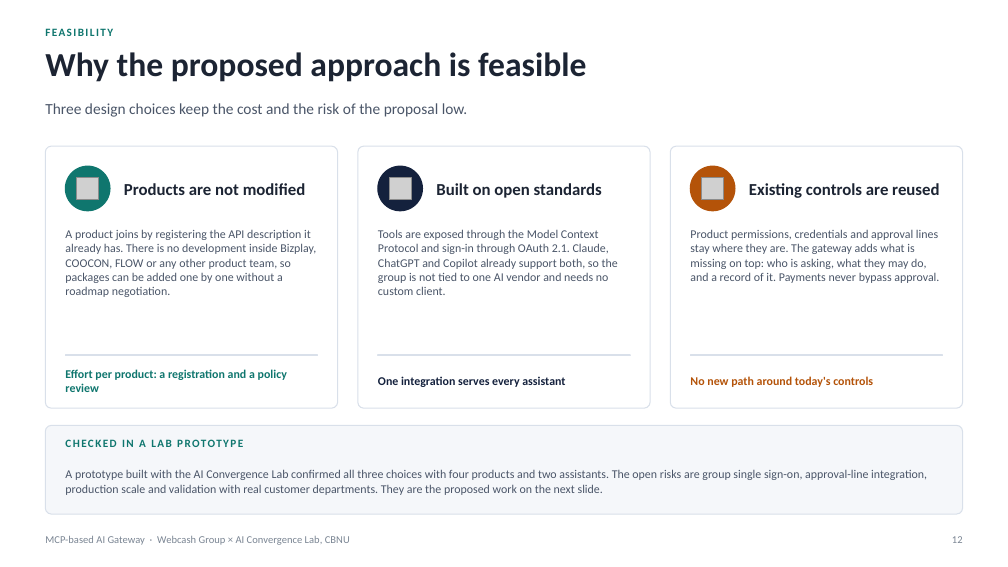
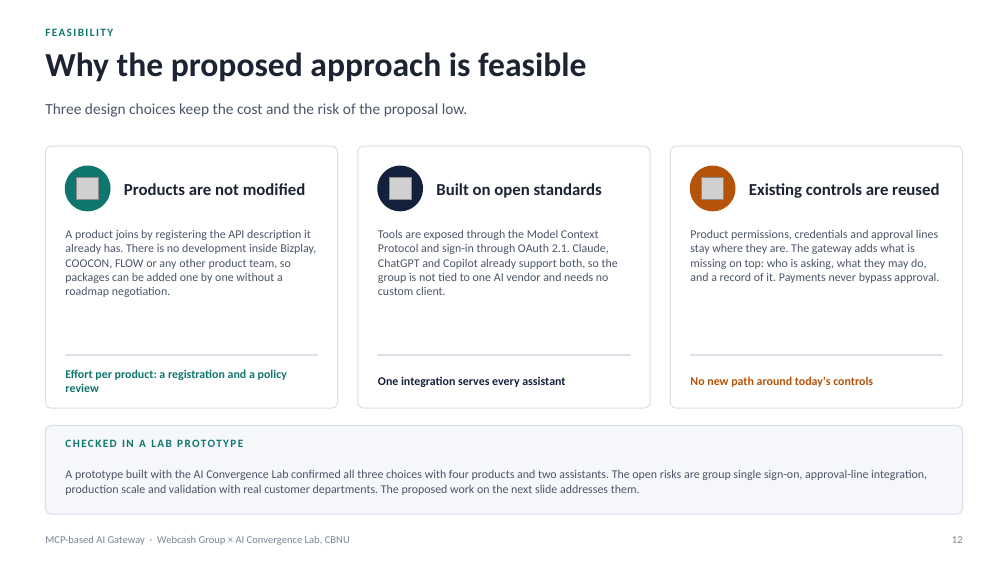
Before and after one commit to Chansokheang/MCP_Server_Portal, a slide deck: slide 12 of docs/webcash-ai-gateway-concept.pptx. Drawn at 1008x567 pixels with LibreOffice and Linux fonts; fonts in the diff are those of the drawing; grey boxes stand for pictures. Boxes give left, top, right and bottom in pixels: in the first picture for what was removed or moved away, otherwise in the second. Text is boxed around its words. In the diff, an @@ line names an element or a change of style, - is before the commit and + after.

```diff
--- a/docs/webcash-ai-gateway-concept.pptx
+++ b/docs/webcash-ai-gateway-concept.pptx
@@ text at (65, 469, 927, 495): text changed @@
-A prototype built with the AI Convergence Lab confirmed all three choices with four products and two assistants. The open risks are group single sign-on, approval-line integration, production scale and validation with real customer departments. They are the proposed work on the next slide.
+A prototype built with the AI Convergence Lab confirmed all three choices with four products and two assistants. The open risks are group single sign-on, approval-line integration, production scale and validation with real customer departments. The proposed work on the next slide addresses them.
```
Also in this commit, not shown: 8 other slides changed, 1 other file.
